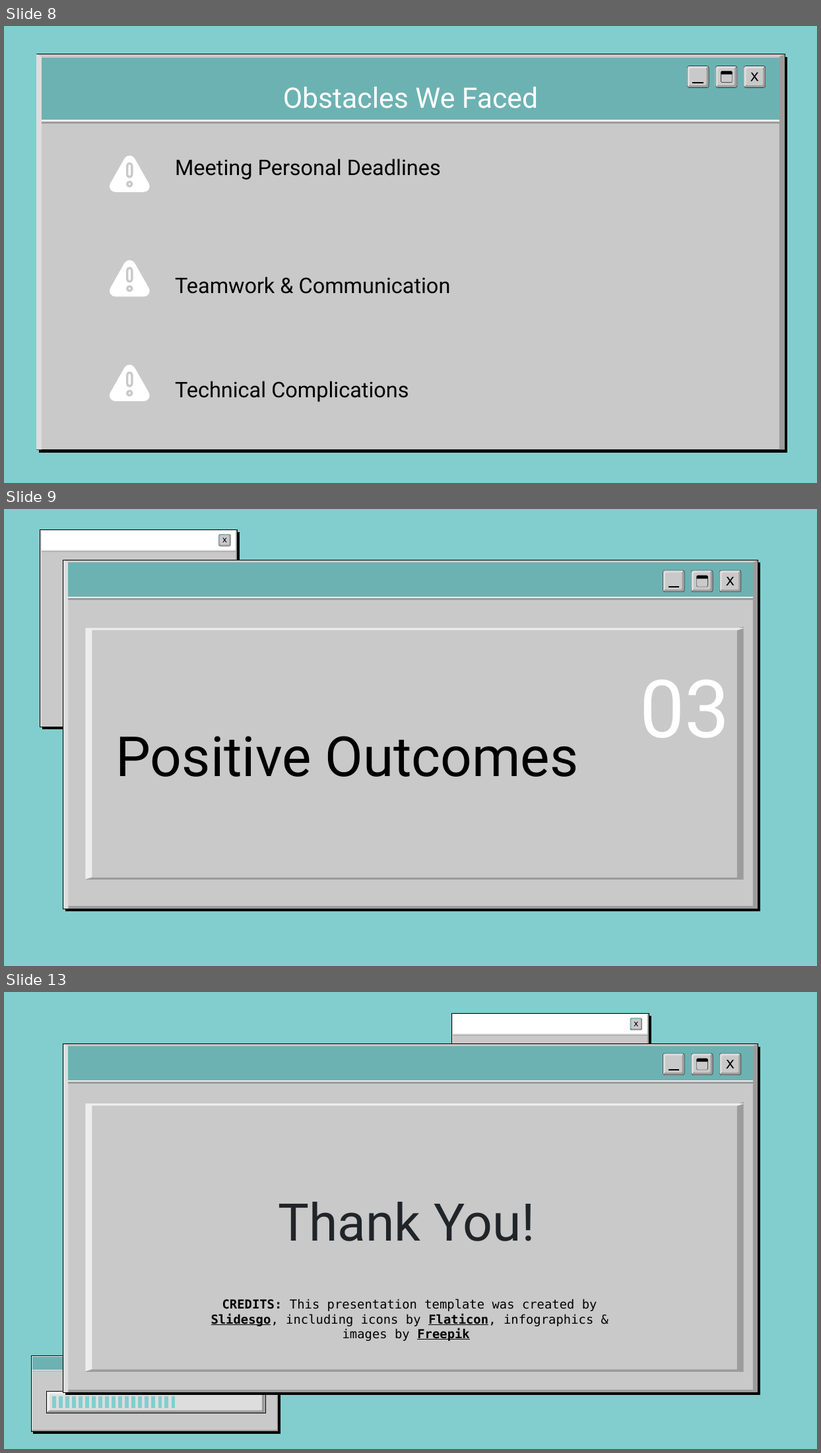
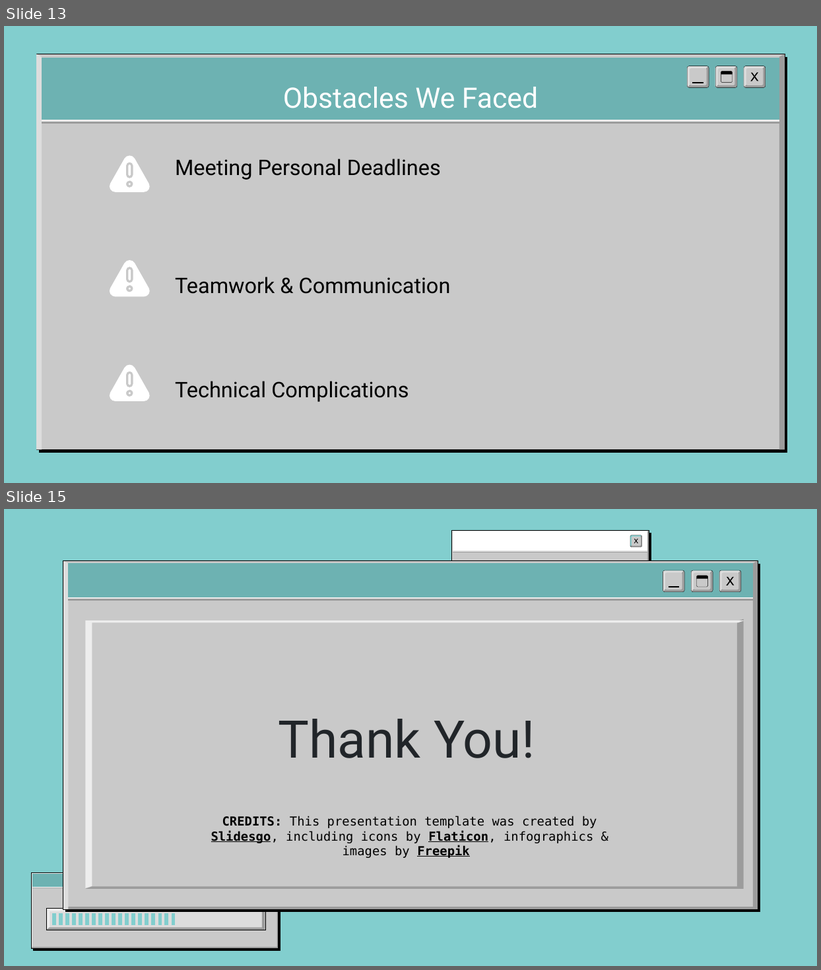
Before and after one commit to kabizzle/Word-Guessing-App, a slide deck: IT_Slides___1_.pptx. Shown one above the other, each under a label of ours: slides 8, 9 and 13 before the commit, slides 13 and 15 after it; the slides between them are not shown. The pictures are 821x1453 and 821x970 pixels, drawn with LibreOffice and Linux fonts; fonts in the diff are those of the drawing; background and template pictures are left out. Boxes give left, top, right and bottom in pixels: in the first picture for what was removed or moved away, otherwise in the second. Text is boxed around its words. In the diff, an @@ line names an element or a change of style, - is before the commit and + after.

```diff
--- a/IT_Slides___1_.pptx
+++ b/IT_Slides___1_.pptx
@@ slide 9 removed at (4, 509, 817, 966), background picture (left out) @@
@@ group removed at (40, 529, 240, 729): 16 freeform shapes @@
@@ group removed at (663, 570, 741, 592): 16 freeform shapes @@
@@ group removed at (63, 560, 758, 909): 10 freeform shapes @@
@@ title removed at (640, 680, 731, 738) @@
-03
@@ title removed at (116, 736, 579, 777) @@
-Positive Outcomes
@@ what was slide 8 is now slide 13 @@
@@ what was slide 13 is now slide 15 @@
```
Also in this commit, not shown: 4 slides changed, 4 slides added, 1 other slide removed.
